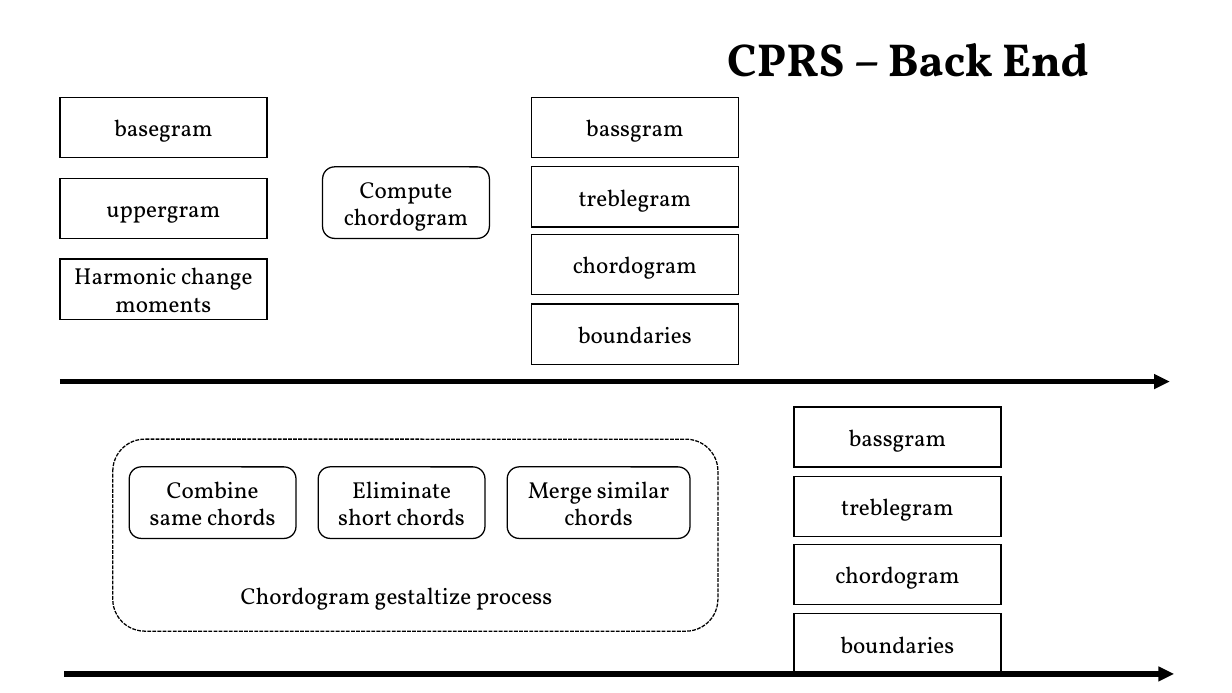
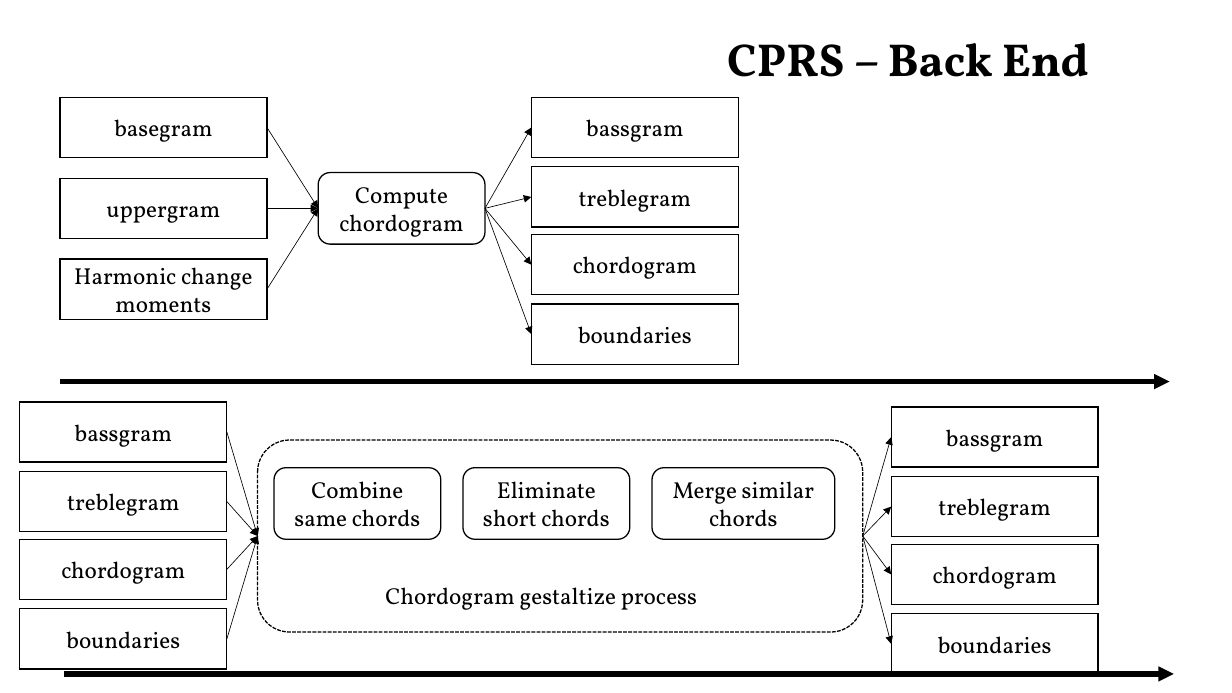
Before and after one commit to tangkk/ChordListener, a slide deck: slide 7 of res/cprsc-0.1.pptx (slide 6 before the commit). Drawn at 1232x693 pixels with LibreOffice and Linux fonts; fonts in the diff are those of the drawing. Boxes give left, top, right and bottom in pixels: in the first picture for what was removed or moved away, otherwise in the second. Text is boxed around its words. In the diff, an @@ line names an element or a change of style, - is before the commit and + after.

```diff
--- a/res/cprsc-0.1.pptx
+++ b/res/cprsc-0.1.pptx
@@ arrow added from (267, 128) to (318, 208), #000000 0.5 pt @@
@@ arrow added from (485, 208) to (531, 128), #000000 0.5 pt @@
@@ rounded rectangle "Compute chordogram" moved from (x1=323, y1=167, x2=490, y2=238) to (x1=318, y1=173, x2=485, y2=244) @@
@@ arrow added from (267, 208) to (318, 208), #000000 0.5 pt @@
@@ arrow added from (267, 289) to (318, 208), #000000 0.5 pt @@
@@ arrow added from (485, 208) to (531, 197), #000000 0.5 pt @@
@@ arrow added from (485, 208) to (531, 265), #000000 0.5 pt @@
@@ arrow added from (485, 208) to (531, 335), #000000 0.5 pt @@
@@ rectangle added at (x1=20, y1=402, x2=227, y2=462), fill #FFFFFF, outline #000000 1 pt, 18 pt, text #000000 @@
+bassgram
@@ arrow added from (227, 433) to (258, 536), #000000 0.5 pt @@
@@ 4 rounded rectangles, 1 text moved together from (x1=113, y1=439, x2=718, y2=631) to (x1=258, y1=440, x2=863, y2=632) @@
@@ arrow added from (863, 536) to (892, 437), #000000 0.5 pt @@
@@ rectangle added at (x1=20, y1=471, x2=227, y2=531), fill #FFFFFF, outline #000000 1 pt, 18 pt, text #000000 @@
+treblegram
@@ arrow added from (227, 502) to (258, 536), #000000 0.5 pt @@
@@ arrow added from (863, 536) to (892, 506), #000000 0.5 pt @@
@@ arrow added from (227, 569) to (258, 536), #000000 0.5 pt @@
@@ arrow added from (227, 639) to (258, 536), #000000 0.5 pt @@
@@ arrow added from (863, 536) to (892, 575), #000000 0.5 pt @@
@@ arrow added from (863, 536) to (892, 644), #000000 0.5 pt @@
@@ rectangle added at (x1=20, y1=540, x2=227, y2=600), fill #FFFFFF, outline #000000 1 pt, 18 pt, text #000000 @@
+chordogram
@@ rectangle added at (x1=20, y1=609, x2=227, y2=669), fill #FFFFFF, outline #000000 1 pt, 18 pt, text #000000 @@
+boundaries
@@ 4 rectangles moved together from (x1=794, y1=407, x2=1001, y2=674) to (x1=892, y1=407, x2=1099, y2=674) @@
```
Also in this commit, not shown: 4 other slides changed, 2 slides added, 4 other files.
